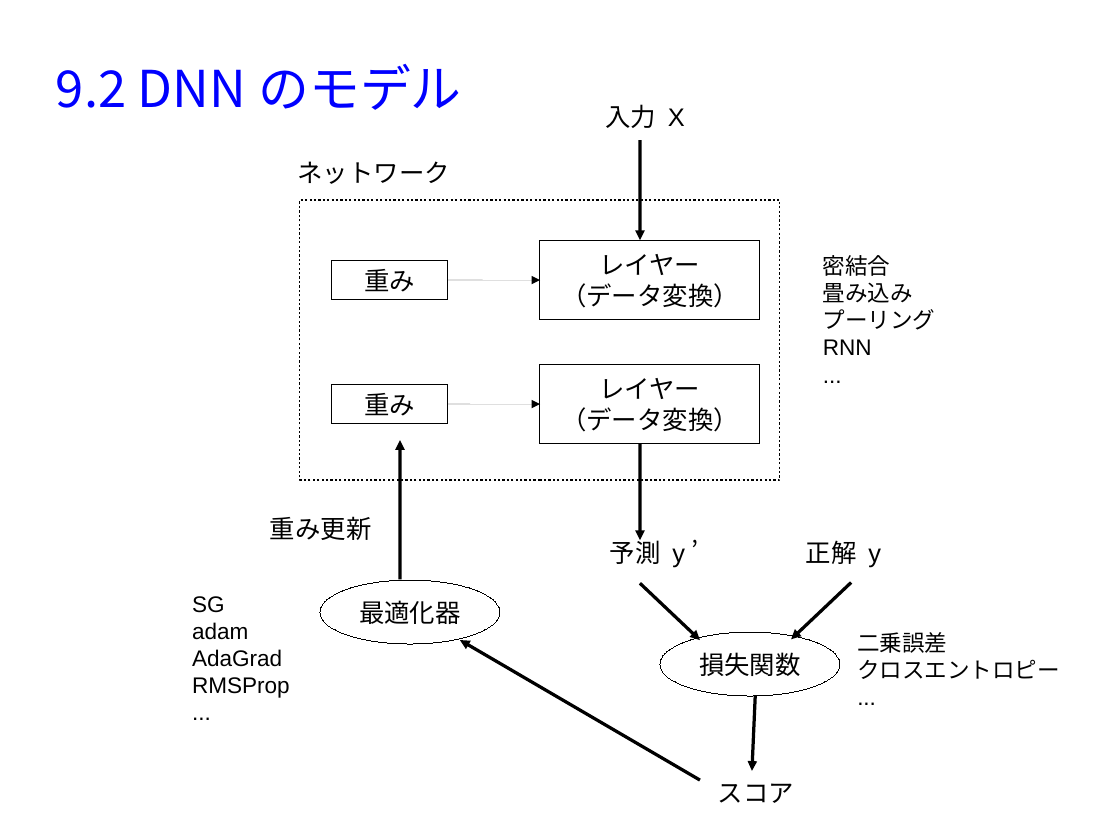
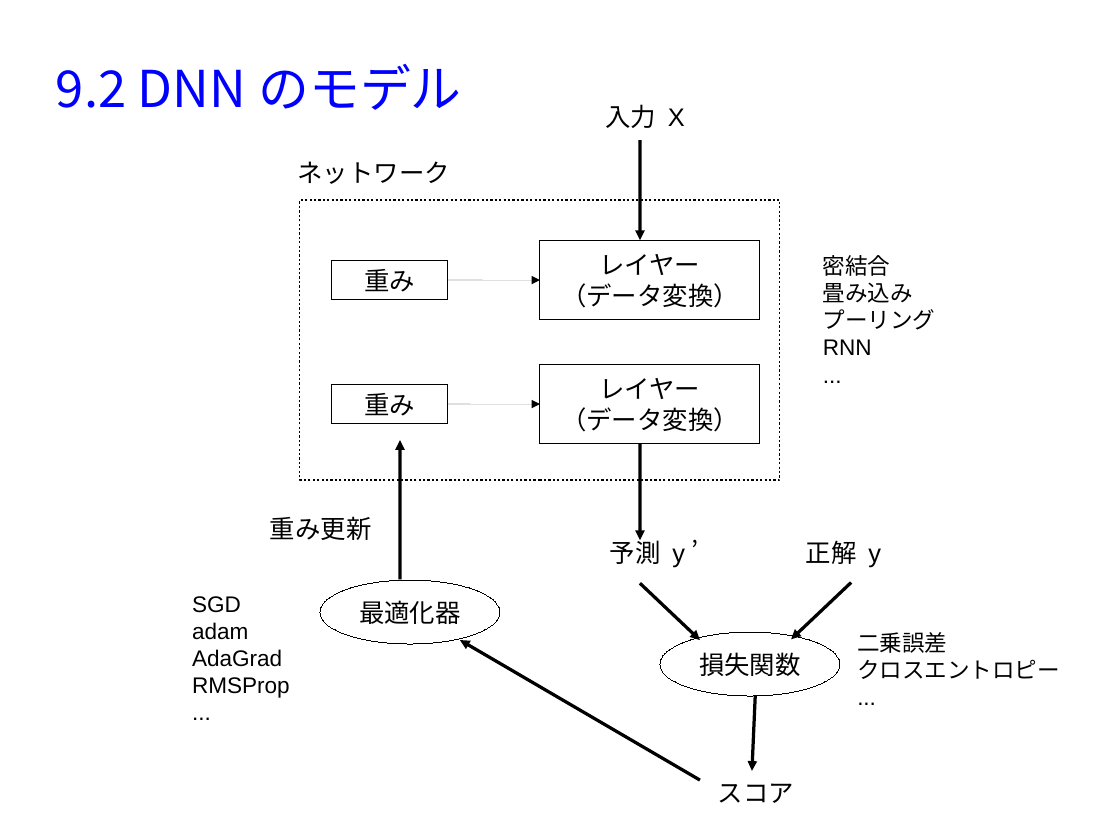
Before and after one commit to MasahiroAraki/MachineLearning, a slide deck: slide 5 of slides/chap09.odp. Drawn at 1120x840 pixels with LibreOffice and Linux fonts; fonts in the diff are those of the drawing. Boxes give left, top, right and bottom in pixels: in the first picture for what was removed or moved away, otherwise in the second. Text is boxed around its words. In the diff, an @@ line names an element or a change of style, - is before the commit and + after.

```diff
--- a/slides/chap09.odp
+++ b/slides/chap09.odp
@@ text at box(192, 596, 241, 613): text changed @@
-SG
+SGD
```
Also in this commit, not shown: 1 other slide changed, 7 slides added, 4 other files.
